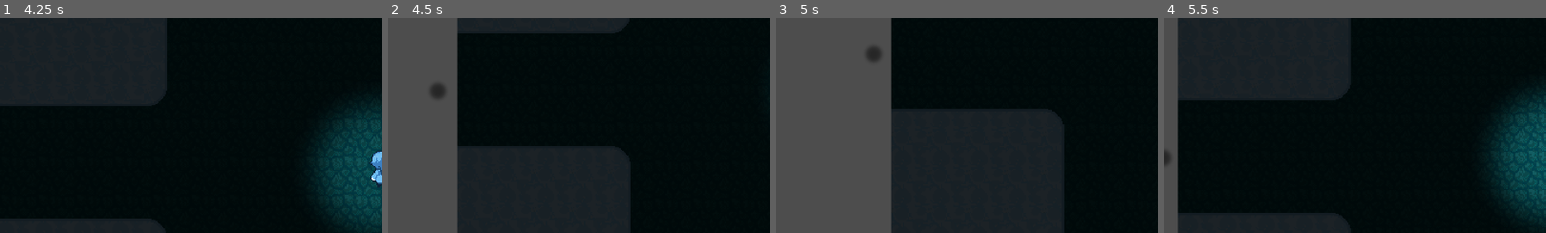
Above: before the commit, frames 1-4 (left to right).
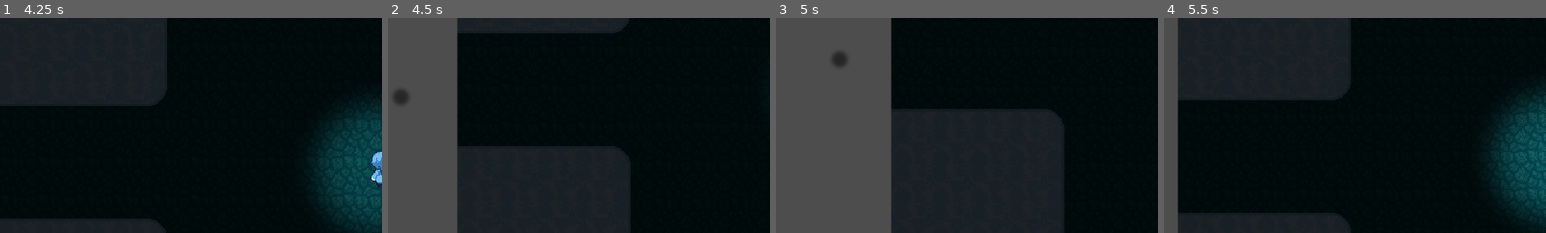
Above: after the commit, the same moments.

Repository: arsenobetaine/the-siderooms
Game: Godot game, scene res://scenes/levels/title-screen.tscn
The game is run twice, just before and just after one commit, with the same random seed, the same clock (stepped at 60 frames per second) and the same inputs.
Inputs:
- Up to frame 1 (4.25 s): click "Website" at 0.5 s; click "Play" at 1.25 s; tap Enter at 2 s; hold Up (ui_up) from 2.03 s (still down); tap A (A) at 2.1 s; tap D (D) at 2.3, 2.85 s; tap S (S) at 3.05, 3.6 s; tap W (W) at 3.8 s
- Up to frame 2 (4.5 s): release Up (ui_up) at 4.28 s; hold Left (ui_left) from 4.28 s (still down); tap W (W) at 4.35 s
- Up to frame 3 (5 s): keep holding Left (ui_left); tap A (A) at 4.55 s
- Up to frame 4 (5.5 s): release Left (ui_left) at 5.03 s; hold Up (ui_up) from 5.03 s (still down); tap A (A) at 5.1 s; tap D (D) at 5.3 s
The pictures show only the part of the screen within x 0-50%, y 43-93%; the shares and areas given below are measured in that part.

Frame 1 is identical in both runs. In frame 2, 0.4% of the frame differs, in the area x 1-15%, y 30-40%; in frame 3, 0.4%, in the area x 14-28%, y 13-23%; in frame 4, less than 0.1%.

Commit message:
New Enemy Update

Diff:
--- a/game/scenes/entities/enemy-one.tscn
+++ b/game/scenes/entities/enemy-one.tscn
@@ -27,3 +27,6 @@
 
 [node name="collision-shape" type="CollisionShape2D" parent="touch-area"]
 shape = SubResource("CircleShape2D_67neu")
+
+[node name="wait-timer" type="Timer" parent="."]
+wait_time = 0.5
--- a/game/scripts/entities/enemy.gd
+++ b/game/scripts/entities/enemy.gd
@@ -1,60 +1,61 @@
 class_name Enemy
 extends CharacterBody2D
 
-@export var speed: float = 4.0
-@export var approach_speed: float = 4.0
-@export var circle_speed: float = 16.0
-@export var circle_radius: float = 256.0
-@export var min_circle_distance: float = 12.0
-@export var circle_angular_speed: float = 0.0
-@export var slow_angular_speed: float = 1.0
-@export var random_move_radius: float = 32.0
+@export var wander_radius: float = 50.0
+@export var wander_speed: float = 20.0
+@export var chase_speed: float = 50.0
+@export var detection_range: float = 100.0
 
-@onready var raycast: RayCast2D = $"ray-cast"
-@onready var player: Node = get_node("/root/level-one/player")
+@onready var player: Node2D = get_node("/root/level-one/player")
 @onready var touch_area: Area2D = $"touch-area"
+@onready var wait_timer: Timer = $"wait-timer"
+@onready var start_position: Vector2 = global_position
 
-var angle: float = 0.0
-var random_angle: float = 0.0
+enum State { WANDERING, CHASING, WAITING }
+var current_state: State = State.WANDERING
+var target_position: Vector2 = Vector2.ZERO
 
 func _ready() -> void:
 	await get_tree().physics_frame
 	if touch_area:
 		touch_area.body_entered.connect(_on_body_entered)
+	wait_timer.wait_time = 0.5
+	wait_timer.one_shot = true
+	wait_timer.timeout.connect(_on_wait_timeout)
+	_set_random_target()
 
-func _physics_process(delta: float) -> void:
+func _physics_process(_delta: float) -> void:
 	var to_player = player.global_position - global_position
-	var distance = to_player.length()
+	var distance_to_player = to_player.length()
 
-	if distance < 2.0:
-		random_angle += randf_range(-0.1, 0.1) * delta
-		var random_direction = Vector2(cos(random_angle), sin(random_angle)).normalized()
-		velocity = random_direction * circle_speed
-	else:
-		if distance > circle_radius:
-			var direction = to_player.normalized()
-			raycast.target_position = direction * 32
-			raycast.add_exception(player)
-			raycast.force_raycast_update()
-			if raycast.is_colliding() and global_position.distance_to(raycast.get_collision_point()) < 16.0:
-				direction = direction.slide(raycast.get_collision_normal()).normalized()
-			raycast.remove_exception(player)
-			angle = 0.0
-			velocity = direction * approach_speed
-		else:
-			var direction = to_player.normalized()
-			if distance < min_circle_distance:
-				direction = (player.global_position - direction * min_circle_distance - global_position).normalized()
-				distance = min_circle_distance
-				angle += slow_angular_speed * delta
-			elif distance > circle_radius:
-				direction = (player.global_position - direction * circle_radius - global_position).normalized()
-				distance = circle_radius
-			angle += circle_angular_speed * delta
-			direction = (to_player.normalized().rotated(angle)).normalized()
-			velocity = direction * circle_speed
+	if distance_to_player < detection_range:
+		current_state = State.CHASING
+	elif distance_to_player > detection_range * 1.5:
+		if current_state == State.CHASING:
+			current_state = State.WANDERING
+			_set_random_target()
+
+	match current_state:
+		State.WANDERING:
+			if global_position.distance_to(target_position) < 10.0:
+				current_state = State.WAITING
+				wait_timer.start()
+			velocity = (target_position - global_position).normalized() * wander_speed
+		State.CHASING:
+			velocity = to_player.normalized() * chase_speed
+		State.WAITING:
+			velocity = Vector2.ZERO
 
 	move_and_slide()
+
+func _set_random_target() -> void:
+	var angle = randf() * 2.0 * PI
+	var radius = randf_range(wander_radius * 0.2, wander_radius)
+	target_position = start_position + Vector2(cos(angle), sin(angle)) * radius
+
+func _on_wait_timeout() -> void:
+	current_state = State.WANDERING
+	_set_random_target()
 
 func _on_body_entered(body: Node) -> void:
 	if body == self or body != player:
--- a/game/scripts/ui/title-screen.gd
+++ b/game/scripts/ui/title-screen.gd
@@ -43,4 +43,4 @@
 			DisplayServer.window_set_mode(DisplayServer.WINDOW_MODE_FULLSCREEN)
 
 func _handle_website() -> void:
-	OS.shell_open("https://arsenobetaine.itch.io/the_siderooms")
+	OS.shell_open("https://the-siderooms.arsenobetaine.dev")
Not shown, changed: docs/play/index.html
Not shown, changed: docs/play/index.pck
